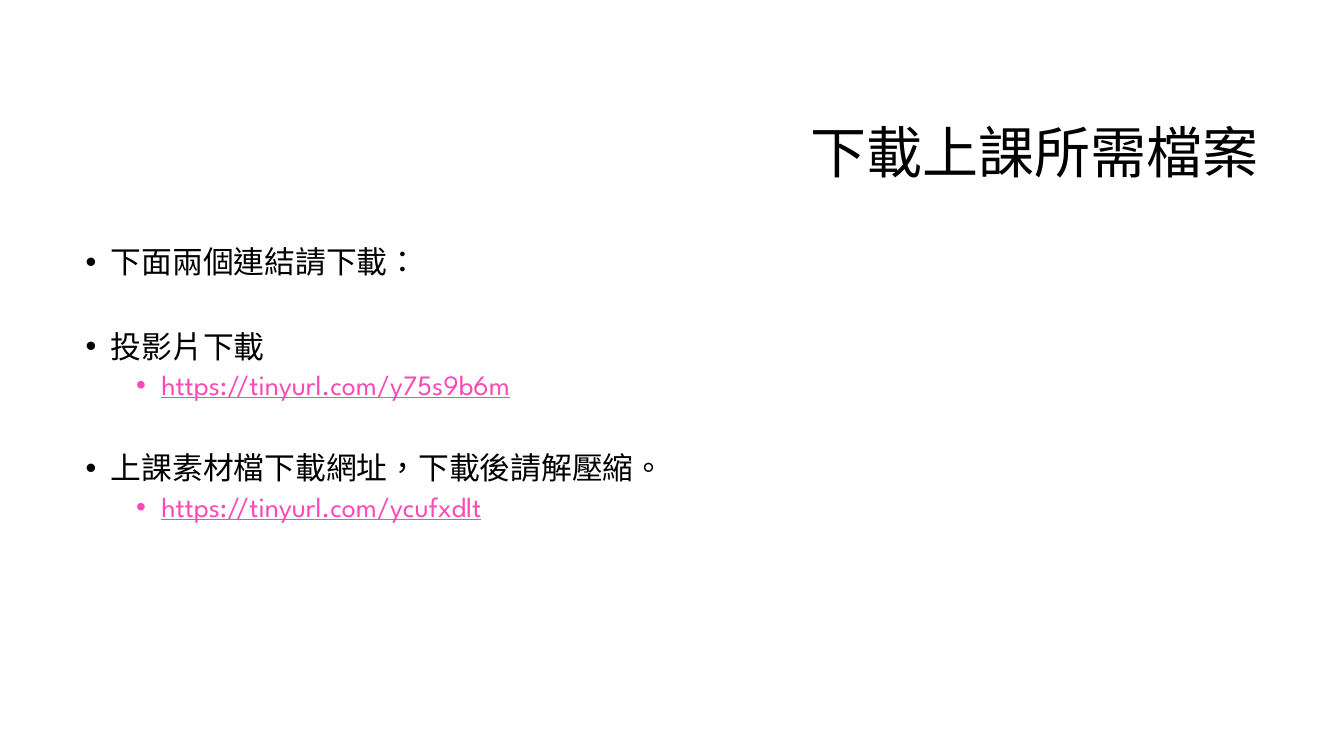
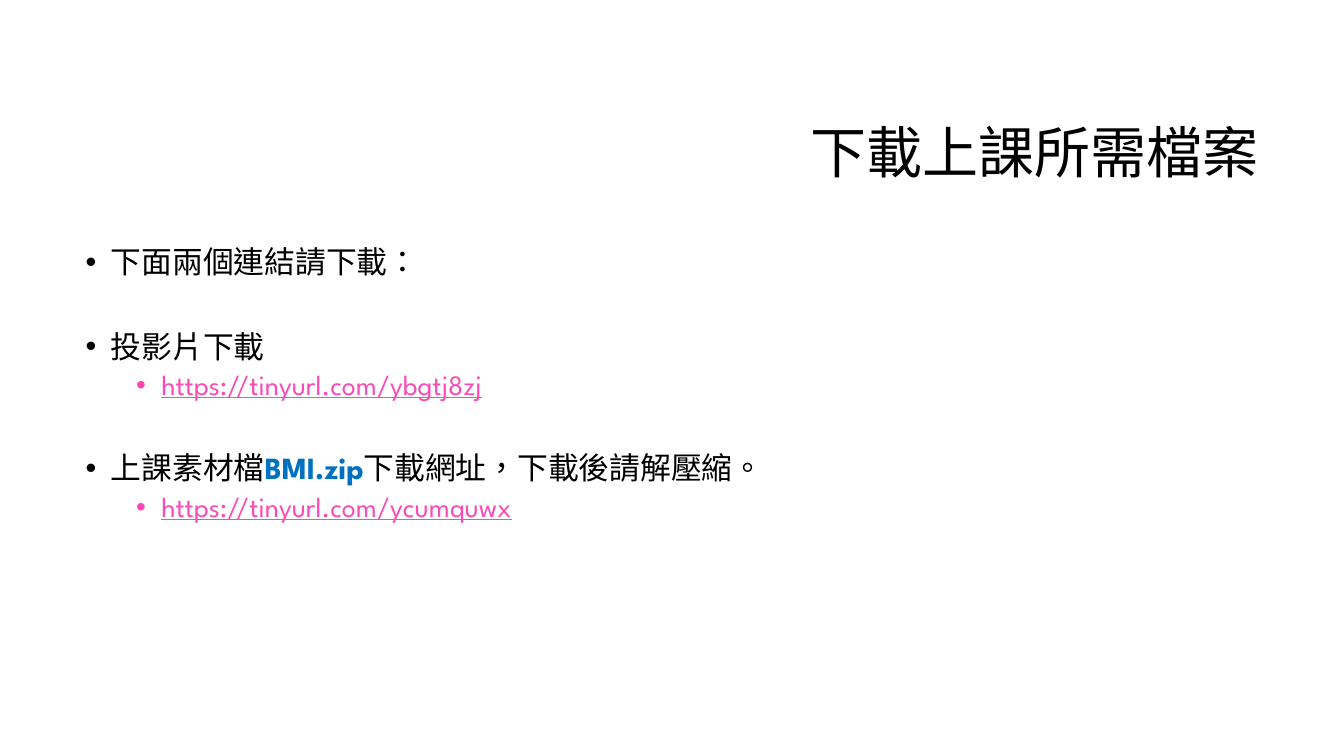
Before and after one commit to liulawsi/My_PPTs, a slide deck: slide 3 of CHING JIAN/AppInventor/03_你的BMI正常嗎.pptx. Drawn at 1344x756 pixels with LibreOffice and Linux fonts; fonts in the diff are those of the drawing; background and template pictures are left out. Boxes give left, top, right and bottom in pixels: in the first picture for what was removed or moved away, otherwise in the second. Text is boxed around its words. In the diff, an @@ line names an element or a change of style, - is before the commit and + after.

```diff
--- a/CHING JIAN/AppInventor/03_你的BMI正常嗎.pptx
+++ b/CHING JIAN/AppInventor/03_你的BMI正常嗎.pptx
@@ text at (111,375,764,523): text changed @@
-  • https://tinyurl.com/y75s9b6m
-• 上課素材檔下載網址，下載後請解壓縮。
-  • https://tinyurl.com/ycufxdlt
+  • https://tinyurl.com/ybgtj8zj
+• 上課素材檔BMI.zip下載網址，下載後請解壓縮。
+  • https://tinyurl.com/ycumquwx
```
Also in this commit, not shown: 1 other slide changed, 6 slides added, 1 slide removed, 9 other files.
